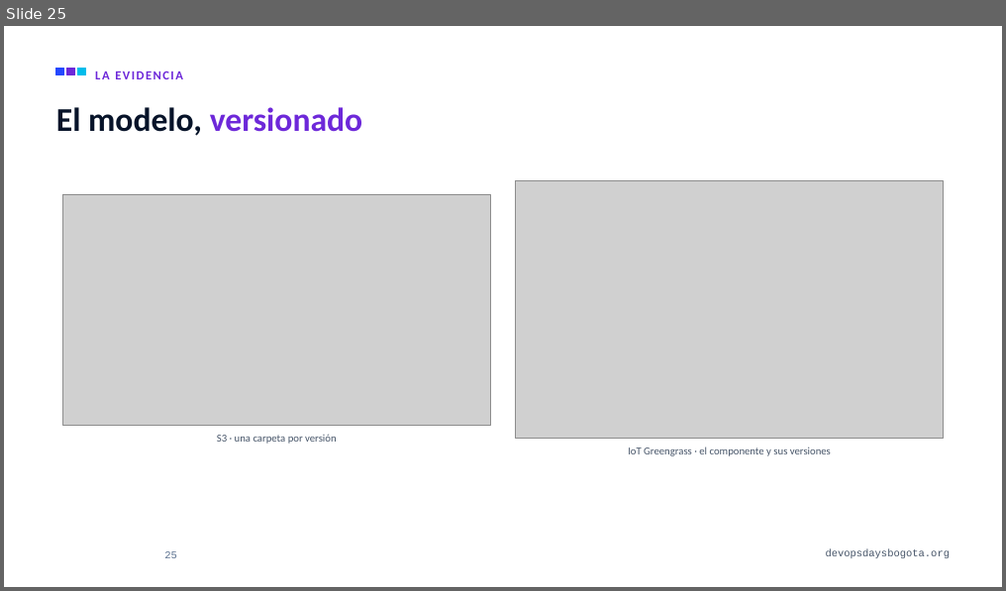
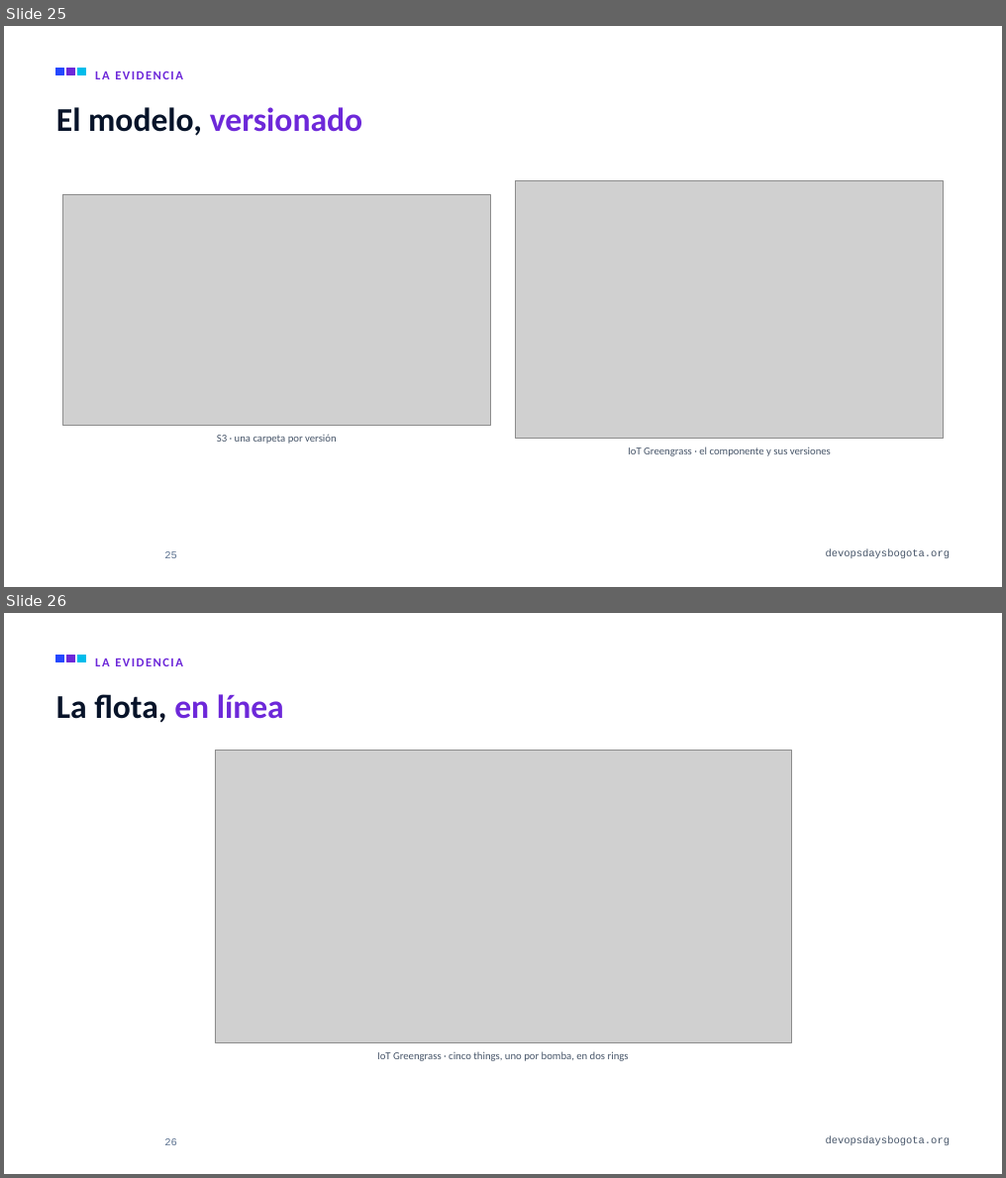
Before and after one commit to alejandro945/mlops-a-ciegas, a slide deck: talk/MLOps-a-ciegas-DevOpsDays-Bogota-2026.pptx. Shown one above the other, each under a label of ours: slide 25 before the commit, slides 25 and 26 after it. The pictures are 1006x591 and 1006x1178 pixels, drawn with LibreOffice and Linux fonts; fonts in the diff are those of the drawing; grey boxes stand for pictures; background and template pictures are left out. Boxes give left, top, right and bottom in pixels: in the first picture for what was removed or moved away, otherwise in the second. Text is boxed around its words. In the diff, an @@ line names an element or a change of style, - is before the commit and + after.

```diff
--- a/talk/MLOps-a-ciegas-DevOpsDays-Bogota-2026.pptx
+++ b/talk/MLOps-a-ciegas-DevOpsDays-Bogota-2026.pptx
@@ slide 26 added at [4,613,1002,1174], background #FFFFFF; not listed: 4 template elements that a slide beside it also shows @@
@@ text added at [95,658,183,666], 12 pt, text #6D28D9, bold @@
+LA EVIDENCIA
@@ title added at [56,694,284,723], 32 pt, text #071329, bold @@
+La flota, en línea
@@ picture added at [215,750,792,1044] @@
@@ text added at [377,1052,629,1061], 10.2 pt, text #475569 @@
+IoT Greengrass · cinco things, uno por bomba, en dos rings
@@ page number added at [164,1139,177,1146], 10 pt, text #5C7290 @@
+26
```
Also in this commit, not shown: 1 slide changed, 6 other files.
